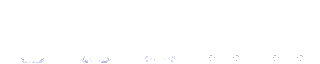
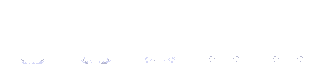
Revision of a layered (320, 64) image; what changed, layer by layer:
painted on "Layer 2" over (21, 55, 303, 64)
removed layer "Layer 0" over (21, 55, 239, 63)
